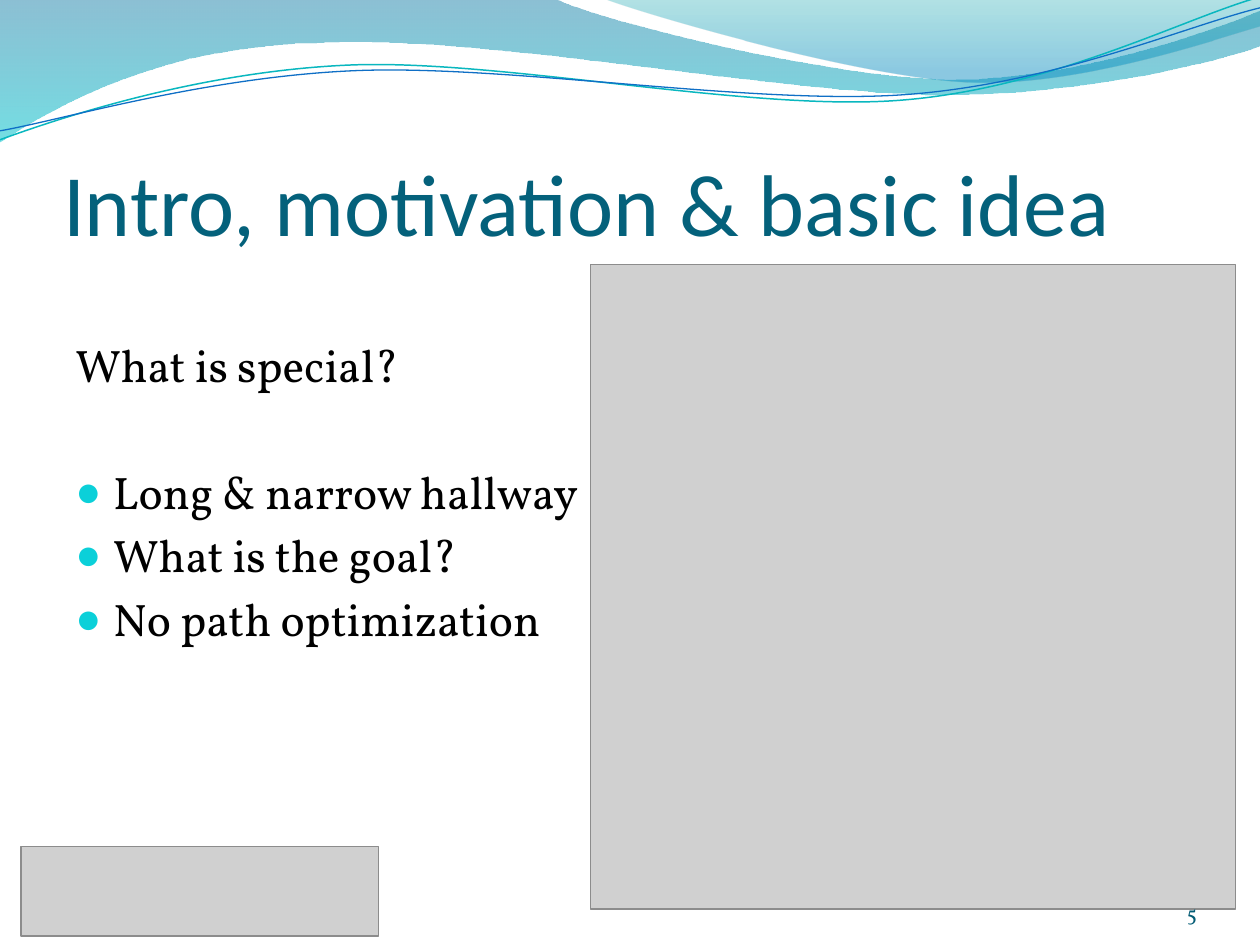
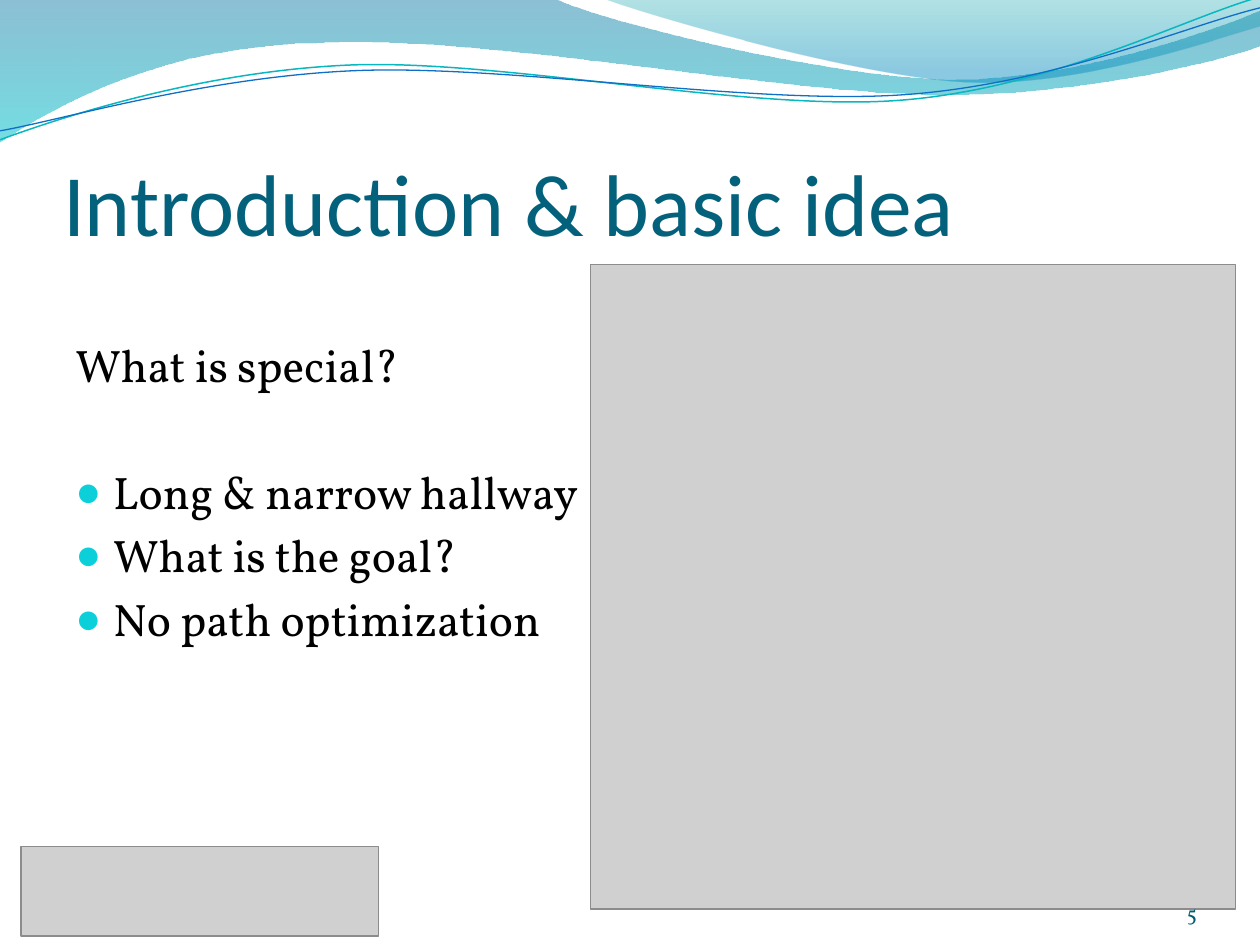
Before and after one commit to ratheile/MSSSM, a slide deck: slide 5 of presentation/Presentation.pptx. Drawn at 1260x945 pixels with LibreOffice and Linux fonts; fonts in the diff are those of the drawing; grey boxes stand for pictures; background and template pictures are left out. Boxes give left, top, right and bottom in pixels: in the first picture for what was removed or moved away, otherwise in the second. Text is boxed around its words. In the diff, an @@ line names an element or a change of style, - is before the commit and + after.

```diff
--- a/presentation/Presentation.pptx
+++ b/presentation/Presentation.pptx
@@ title at box(63, 175, 953, 237): text changed @@
-Intro, motivation & basic idea
+Introduction & basic idea
```
Also in this commit, not shown: 1 other slide changed.
